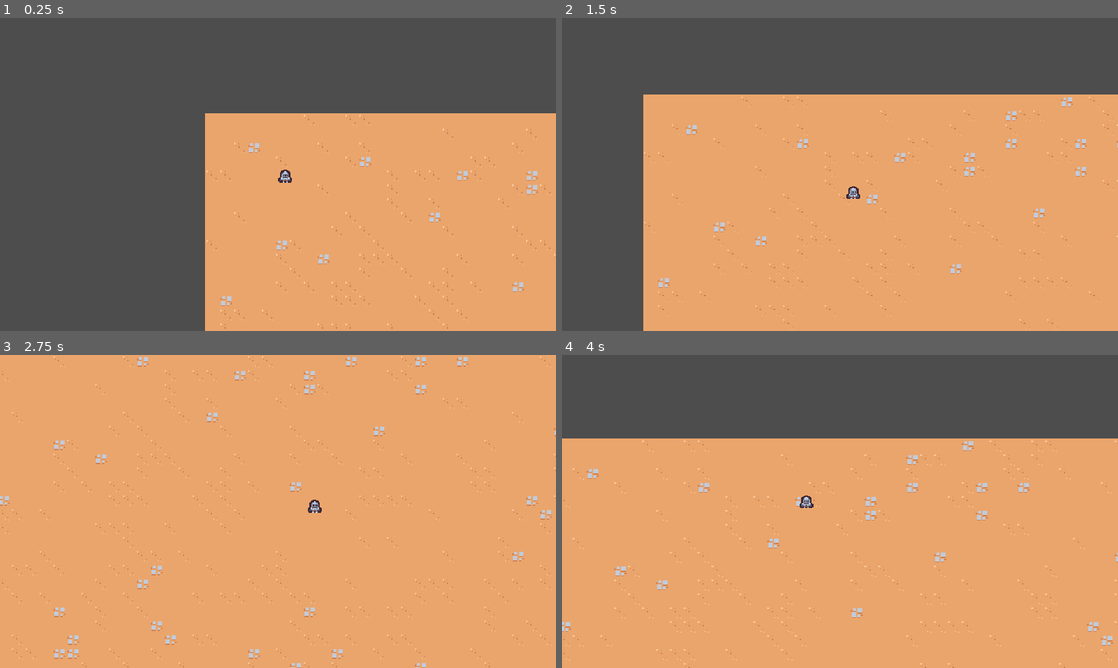
Above: before the commit, frames 1-4 (two rows, left to right).
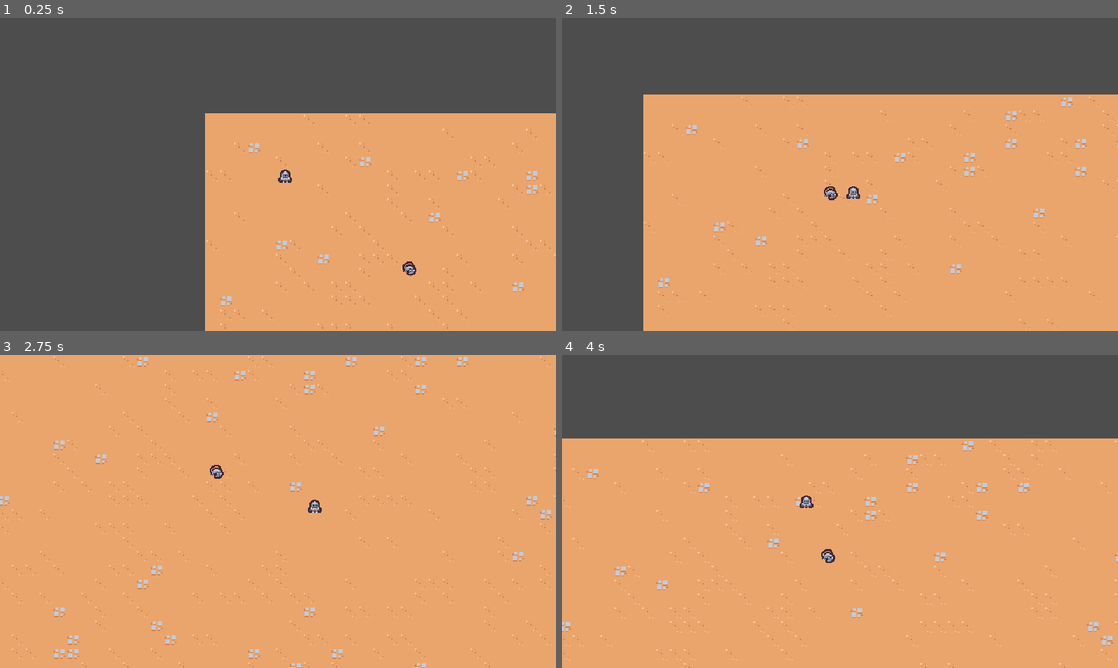
Above: after the commit, the same moments.

Repository: fguillen/2DSurvivorsCourse
Game: Godot game, scene res://Scenes/Main/Main.tscn
The game is run twice, just before and just after one commit, with the same random seed, the same clock (stepped at 60 frames per second) and the same inputs.
Inputs:
- Up to frame 1 (0.25 s): no input
- Up to frame 2 (1.5 s): hold D (move_right) 0.53-1.28 s; hold S (move_down) from 1.28 s (still down)
- Up to frame 3 (2.75 s): release S (move_down) at 2.03 s; hold D (move_right) from 2.03 s (still down)
- Up to frame 4 (4 s): release D (move_right) at 2.78 s; hold W (move_up) 2.78-3.53 s; hold A (move_left) from 3.53 s (still down)

The runs differ from the first frame. In frame 1, less than 0.1% of the frame differs, in the area x 72-75%, y 77-83%; in frame 2, less than 0.1%; in frame 3, less than 0.1%; in frame 4, less than 0.1%.

Commit message:
Enemy base

Diff:
--- a/Scenes/Main/Main.tscn
+++ b/Scenes/Main/Main.tscn
@@ -1,8 +1,9 @@
-[gd_scene load_steps=4 format=3 uid="uid://ccptpmm74lnjm"]
+[gd_scene load_steps=5 format=3 uid="uid://ccptpmm74lnjm"]
 
 [ext_resource type="PackedScene" uid="uid://cxw8s4d2im7he" path="res://Scenes/Player/Player.tscn" id="1_3f0ui"]
 [ext_resource type="TileSet" uid="uid://fuipmlw8iyc1" path="res://environment/ground.tres" id="1_nile1"]
 [ext_resource type="PackedScene" uid="uid://c41w1sn5oo1bw" path="res://environment/game_camera.tscn" id="3_g0q8l"]
+[ext_resource type="PackedScene" uid="uid://dldd6uxv17vsn" path="res://Scenes/enemy_base/enemy_base.tscn" id="4_o3xjv"]
 
 [node name="Main" type="Node"]
 
@@ -15,3 +16,6 @@
 
 [node name="Player" parent="." instance=ExtResource("1_3f0ui")]
 position = Vector2(28, 32)
+
+[node name="EnemyBase" parent="." instance=ExtResource("4_o3xjv")]
+position = Vector2(186, 145)
--- a/Scenes/Player/Player.tscn
+++ b/Scenes/Player/Player.tscn
@@ -7,6 +7,7 @@
 radius = 5.0
 
 [node name="Player" type="CharacterBody2D" groups=["player"]]
+collision_layer = 0
 script = ExtResource("1_5qcf4")
 
 [node name="Sprite2D" type="Sprite2D" parent="."]
--- /dev/null
+++ b/Scenes/enemy_base/enemy_base.gd
@@ -0,0 +1,30 @@
+extends CharacterBody2D
+
+const MAX_SPEED = 75
+var player:Node2D
+
+func _ready():
+	get_tree().get_root().connect("ready", _setup_player)
+
+
+func _process(delta):
+	if player:
+		_move_towards_player()
+
+
+func _get_direction_to_player() -> Vector2:
+	if player:
+		return (player.global_position - global_position).normalized()
+	else:
+		return Vector2.ZERO
+
+
+func _setup_player():
+	print("CharacterBody2D._setup_player()")
+	player = get_tree().get_first_node_in_group("player") as Node2D
+
+
+func _move_towards_player():
+	var direction = _get_direction_to_player()
+	velocity = direction * MAX_SPEED
+	move_and_slide()
--- /dev/null
+++ b/Scenes/enemy_base/enemy_base.tscn
@@ -0,0 +1,19 @@
+[gd_scene load_steps=4 format=3 uid="uid://dldd6uxv17vsn"]
+
+[ext_resource type="Script" path="res://Scenes/enemy_base/enemy_base.gd" id="1_6rqo2"]
+[ext_resource type="Texture2D" uid="uid://d08aui3up1gyw" path="res://Scenes/enemy_base/enemy_base.png" id="1_iil1o"]
+
+[sub_resource type="CircleShape2D" id="CircleShape2D_bqa7d"]
+radius = 5.0
+
+[node name="EnemyBase" type="CharacterBody2D"]
+collision_layer = 0
+script = ExtResource("1_6rqo2")
+
+[node name="Sprite2D" type="Sprite2D" parent="."]
+position = Vector2(0, -4)
+texture = ExtResource("1_iil1o")
+
+[node name="CollisionShape2D" type="CollisionShape2D" parent="."]
+position = Vector2(0, -5)
+shape = SubResource("CircleShape2D_bqa7d")
Binary file added: Scenes/enemy_base/enemy_base.png
Not shown, added: Scenes/enemy_base/enemy_base.png.import
